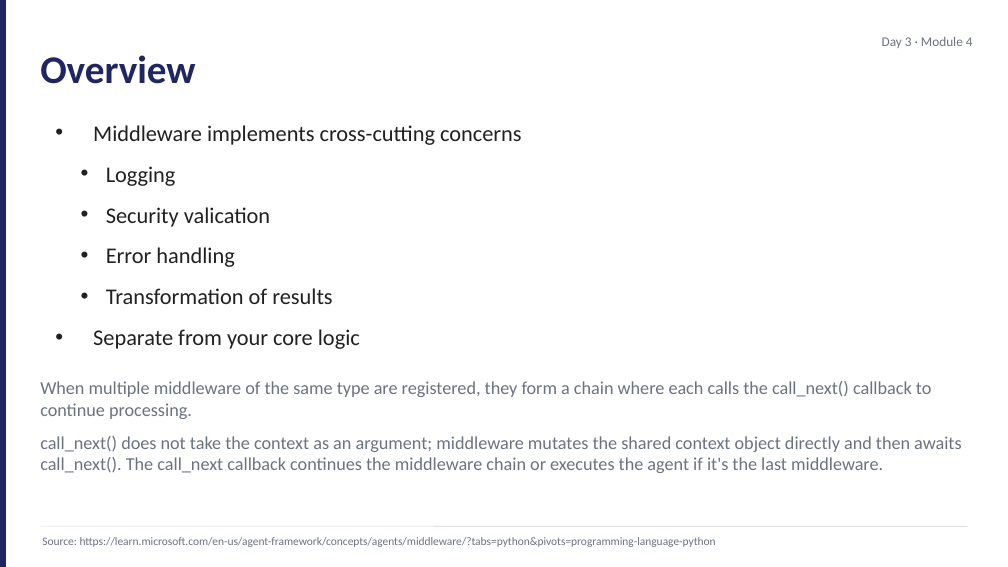
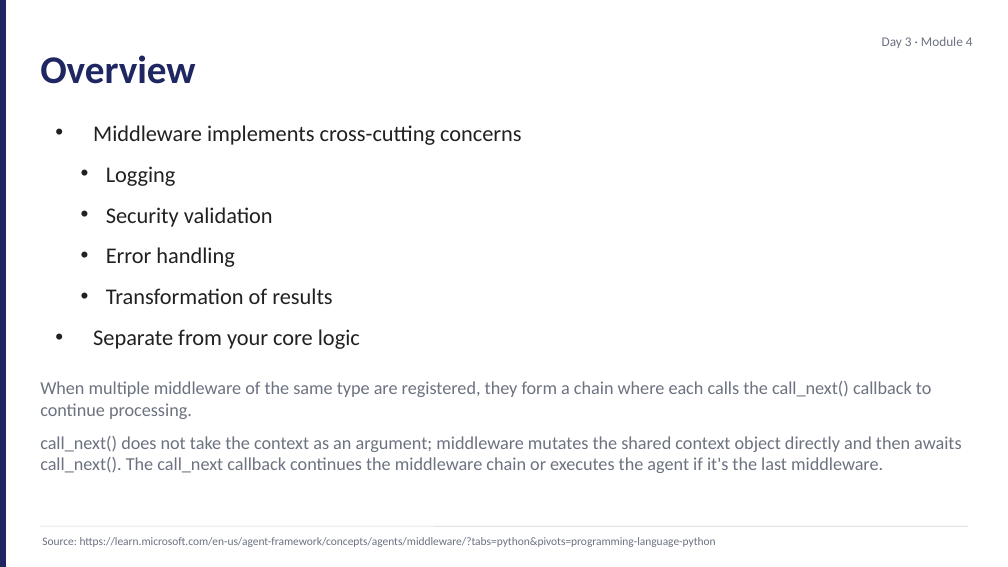
Before and after one commit to JimPiquant/Building-AI-Apps-and-Agents, a slide deck: slide 2 of decks/day3/module-4-middleware.pptx. Drawn at 1008x567 pixels with LibreOffice and Linux fonts; fonts in the diff are those of the drawing. Boxes give left, top, right and bottom in pixels: in the first picture for what was removed or moved away, otherwise in the second. Text is boxed around its words. In the diff, an @@ line names an element or a change of style, - is before the commit and + after.

```diff
--- a/decks/day3/module-4-middleware.pptx
+++ b/decks/day3/module-4-middleware.pptx
@@ text at bbox=[106, 207, 273, 227]: text changed @@
-  • Security valication
+  • Security validation
```
Also in this commit, not shown: 2 other slides changed, 9 other files.
